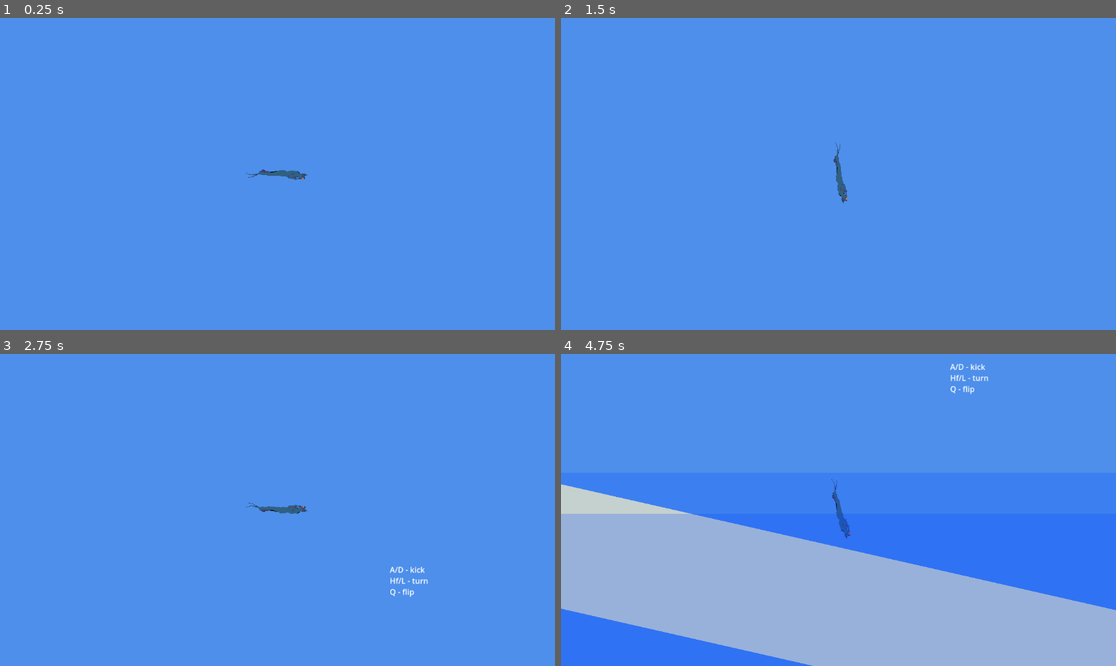
Above: before the commit, frames 1-4 (two rows, left to right).
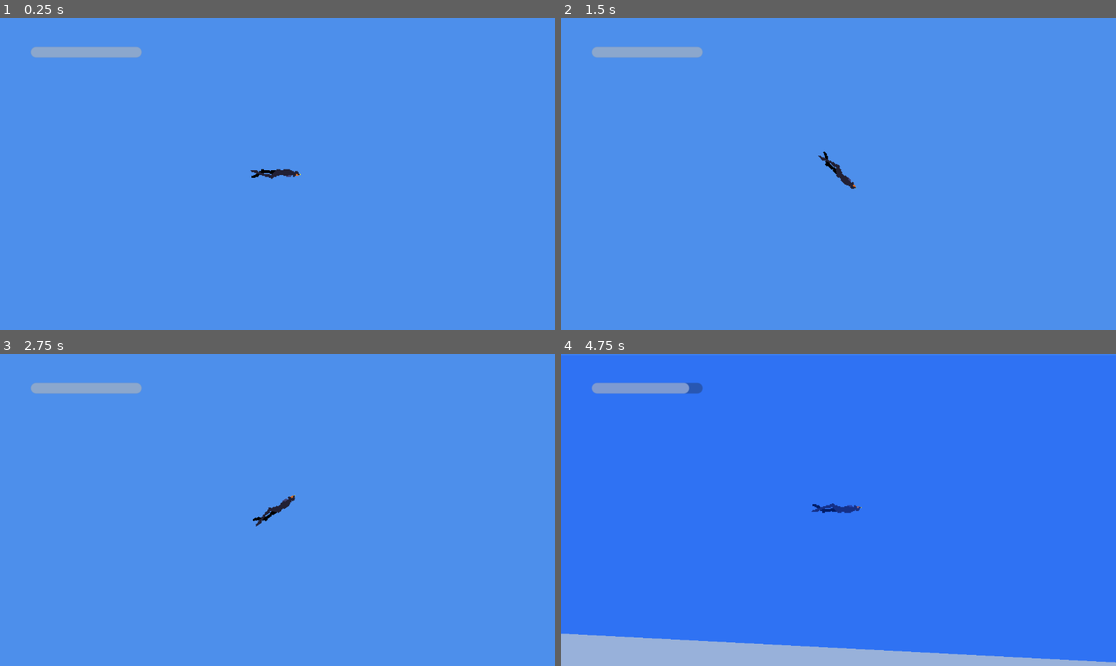
Above: after the commit, the same moments.

Repository: kstolen0/freediver-game
Game: Godot game, scene res://root.tscn
The game is run twice, just before and just after one commit, with the same random seed, the same clock (stepped at 60 frames per second) and the same inputs.
Inputs:
- Up to frame 1 (0.25 s): no input
- Up to frame 2 (1.5 s): tap Enter (ui_accept) at 0.5, 0.77, 1.07 s; hold L 0.53-1.28 s; hold Right (ui_right) from 0.53 s (still down); tap Q (flip_diver) at 0.6 s; tap L at 1.35 s
- Up to frame 3 (2.75 s): tap Enter (ui_accept) at 1.52, 1.82, 2, 2.3 s; tap H at 1.55 s; release Right (ui_right) at 2.03 s; hold Left (ui_left) from 2.03 s (still down); hold H from 2.03 s (still down)
- Up to frame 4 (4.75 s): release Left (ui_left) at 2.78 s; release H at 2.78 s; hold Right (ui_right) 2.78-4.28 s; tap Enter (ui_accept) at 2.85, 3.02, 3.32, 3.77, 4.07, 4.52 s; tap Q (flip_diver) at 3.05, 3.6 s; hold L 3.53-4.28 s; hold Left (ui_left) from 4.28 s (still down); tap L at 4.35 s; tap H at 4.55 s

The runs differ from the first frame. In frame 1, 0.9% of the frame differs, in the area x 5-56%, y 9-52%; in frame 2, 1.0%; in frame 3, 1.2%; in frame 4, 72%, in the area x 0-100%, y 0-100%.

Commit message:
minor fixes + give player breath

Diff:
--- a/CharacterBody2D.gd
+++ /dev/null
@@ -1,28 +0,0 @@
-extends CharacterBody2D
-
-
-const SPEED = 300.0
-const JUMP_VELOCITY = -400.0
-
-# Get the gravity from the project settings to be synced with RigidBody nodes.
-var gravity = ProjectSettings.get_setting("physics/2d/default_gravity")
-
-
-func _physics_process(delta):
-	# Add the gravity.
-	if not is_on_floor():
-		velocity.y += gravity * delta
-
-	# Handle jump.
-	if Input.is_action_just_pressed("ui_accept") and is_on_floor():
-		velocity.y = JUMP_VELOCITY
-
-	# Get the input direction and handle the movement/deceleration.
-	# As good practice, you should replace UI actions with custom gameplay actions.
-	var direction = Input.get_axis("ui_left", "ui_right")
-	if direction:
-		velocity.x = direction * SPEED
-	else:
-		velocity.x = move_toward(velocity.x, 0, SPEED)
-
-	move_and_slide()
--- /dev/null
+++ b/breath_bar.gd
@@ -0,0 +1,36 @@
+extends ProgressBar
+
+const MAX_BREATH = 50
+var breath = MAX_BREATH
+var holding = false
+var sent_death_signal = false
+signal out_of_breath(toggle)
+
+# Called when the node enters the scene tree for the first time.
+func _ready():
+	max_value = MAX_BREATH
+	value = MAX_BREATH
+	$"../../player".holding_breath.connect(toggleOxygen)
+	$"../../player".recovering_breath.connect(toggleOxygen)
+
+# Called every frame. 'delta' is the elapsed time since the previous frame.
+func _process(delta):
+	if holding:
+		value -= 0.1
+		if value <= 0:
+			if !sent_death_signal:
+				emit_signal("out_of_breath", true)
+				sent_death_signal = !sent_death_signal
+	else:
+		if sent_death_signal:
+			emit_signal("out_of_breath", false)
+			sent_death_signal = !sent_death_signal
+		recoverBreath()
+
+func toggleOxygen():
+	print("toggled")
+	holding = !holding
+
+func recoverBreath():
+	if value < MAX_BREATH:
+		value += 0.5
--- /dev/null
+++ b/breath_bar.tscn
@@ -0,0 +1,10 @@
+[gd_scene load_steps=2 format=3 uid="uid://bxy8xhydg8jl2"]
+
+[ext_resource type="Script" path="res://breath_bar.gd" id="1_xff61"]
+
+[node name="Node2D" type="ProgressBar"]
+offset_top = -11.0
+offset_bottom = -11.0
+value = 100.0
+show_percentage = false
+script = ExtResource("1_xff61")
--- a/ocean.gd
+++ b/ocean.gd
@@ -4,8 +4,6 @@
 	print("entered ocean")
 	body.submerged += 1
 
-	false
-
 func _on_body_exited(body):
 	print("left ocean")
 	body.submerged -= 1
--- a/ocean.tscn
+++ b/ocean.tscn
@@ -13,14 +13,13 @@
 
 [node name="ColorRect" type="ColorRect" parent="."]
 material = SubResource("CanvasItemMaterial_v0q8b")
-offset_left = -6184.0
-offset_top = -2696.0
-offset_right = 6697.0
-offset_bottom = 505.0
+offset_left = -6178.0
+offset_top = -2672.0
+offset_right = 6703.0
+offset_bottom = 529.0
 color = Color(0.0156863, 0.282353, 0.996078, 0.231373)
 
 [node name="CollisionShape2D" type="CollisionShape2D" parent="."]
-visible = false
 position = Vector2(262, -1096.25)
 shape = SubResource("RectangleShape2D_walym")
 
--- a/player.gd
+++ b/player.gd
@@ -7,27 +7,53 @@
 var buoyancy = 3
 
 
+
 var leg_force = Vector2(1, 1)
 var left_leg = leg_force
 var right_leg = leg_force
 var flip_flag = false
 var gravity = ProjectSettings.get_setting("physics/2d/default_gravity")
 
+signal holding_breath
+signal recovering_breath
+var can_breath = true
+var is_alive = true
 
 var submerged = -1
 
 func _ready():
 	print("player loaded")
 	add_to_group("Player")
+	$"../CanvasLayer/breath".out_of_breath.connect(unalive)
+
+func unalive(toggle):
+	is_alive = !toggle
 
 func _physics_process(delta):
-	if submerged < 0:
-		velocity.y += gravity * delta * 0.8
+	var animation_to_play = "idle"
+	if submerged <= 0:
+		if submerged < 0:
+			velocity.y += gravity * delta * 0.8
+		else:
+			animation_to_play = "surface"
+		if !can_breath:
+			can_breath = true
+			emit_signal("recovering_breath")
 	elif submerged > 0:
-		velocity.y -= buoyancy - submerged
+		velocity.y -= (buoyancy - submerged) * 0.5
+		if can_breath:
+			can_breath = false
+			emit_signal("holding_breath")
 
+	if is_alive:
+		animation_to_play = do_alive_things(animation_to_play)
 
-	var animation_to_play = "neutral"
+	velocity *= Vector2(0.97,0.97)
+	$"Diver-sheet/AnimationPlayer".play(animation_to_play)
+
+	move_and_slide()
+
+func do_alive_things(animation_to_play):
 	if Input.is_key_pressed(KEY_A):
 		left_leg = apply_force(left_leg)
 		animation_to_play = "left_leg"
@@ -40,29 +66,30 @@
 	else:
 		right_leg = recover_leg(right_leg)
 
-	var r = player_rotation * max(min(1, abs(velocity.length())), 0.2)
+	var r = player_rotation * max(min(1, abs(velocity.length())), 0.15)
 	if Input.is_key_pressed(KEY_L):
+		if flip_flag:
+			r /= 2
 		heading += r
 		rotate(r)
 	if Input.is_key_pressed(KEY_H):
+		if !flip_flag:
+			r /= 2
 		heading -= r
 		rotate(-r)
 
-	velocity *= Vector2(0.97,0.97)
-
-	$"Diver-sheet/AnimationPlayer".play(animation_to_play)
-
-	move_and_slide()
+	return animation_to_play
 
 func _input(event):
 	if Input.is_action_just_pressed("flip_diver"):
 		$"Diver-sheet".scale.y = -$"Diver-sheet".scale.y
+		flip_flag = !flip_flag
 
 func apply_force(leg: Vector2):
 		var force = Vector2.from_angle(heading)
 		force *= leg
 		leg *= Vector2(0.95,0.95)
-		velocity += force * 10
+		velocity += force * 5
 		return leg
 
 
--- a/player.tscn
+++ b/player.tscn
@@ -1,14 +1,15 @@
-[gd_scene load_steps=8 format=3 uid="uid://4nu4hruqpdfa"]
+[gd_scene load_steps=14 format=3 uid="uid://4nu4hruqpdfa"]
 
 [ext_resource type="Script" path="res://player.gd" id="1_86ldc"]
 [ext_resource type="Texture2D" uid="uid://cgt0xskisivf1" path="res://diver-sheet.png" id="2_ql83x"]
+[ext_resource type="Texture2D" uid="uid://dfae0l585hipp" path="res://diver-sheet-64.png" id="3_3mdv6"]
 
 [sub_resource type="Animation" id="Animation_llphg"]
 resource_name = "left_leg"
 tracks/0/type = "value"
 tracks/0/imported = false
 tracks/0/enabled = true
-tracks/0/path = NodePath("Diver-sheet:frame")
+tracks/0/path = NodePath("Diver-sheet-old:frame")
 tracks/0/interp = 1
 tracks/0/loop_wrap = true
 tracks/0/keys = {
@@ -24,7 +25,7 @@
 tracks/0/type = "value"
 tracks/0/imported = false
 tracks/0/enabled = true
-tracks/0/path = NodePath("Diver-sheet:frame")
+tracks/0/path = NodePath("Diver-sheet-old:frame")
 tracks/0/interp = 1
 tracks/0/loop_wrap = true
 tracks/0/keys = {
@@ -39,7 +40,7 @@
 tracks/0/type = "value"
 tracks/0/imported = false
 tracks/0/enabled = true
-tracks/0/path = NodePath("Diver-sheet:frame")
+tracks/0/path = NodePath("Diver-sheet-old:frame")
 tracks/0/interp = 1
 tracks/0/loop_wrap = true
 tracks/0/keys = {
@@ -57,24 +58,104 @@
 }
 
 [sub_resource type="RectangleShape2D" id="RectangleShape2D_n0v11"]
-size = Vector2(57.5, 24)
+size = Vector2(22, 12)
+
+[sub_resource type="Animation" id="Animation_0s8t4"]
+resource_name = "idle"
+tracks/0/type = "value"
+tracks/0/imported = false
+tracks/0/enabled = true
+tracks/0/path = NodePath(".:frame")
+tracks/0/interp = 1
+tracks/0/loop_wrap = true
+tracks/0/keys = {
+"times": PackedFloat32Array(0),
+"transitions": PackedFloat32Array(1),
+"update": 1,
+"values": [0]
+}
+
+[sub_resource type="Animation" id="Animation_laxkh"]
+resource_name = "left_leg"
+tracks/0/type = "value"
+tracks/0/imported = false
+tracks/0/enabled = true
+tracks/0/path = NodePath(".:frame")
+tracks/0/interp = 1
+tracks/0/loop_wrap = true
+tracks/0/keys = {
+"times": PackedFloat32Array(0, 0.1),
+"transitions": PackedFloat32Array(1, 1),
+"update": 1,
+"values": [0, 2]
+}
+
+[sub_resource type="Animation" id="Animation_fwawh"]
+resource_name = "right_leg"
+tracks/0/type = "value"
+tracks/0/imported = false
+tracks/0/enabled = true
+tracks/0/path = NodePath(".:frame")
+tracks/0/interp = 1
+tracks/0/loop_wrap = true
+tracks/0/keys = {
+"times": PackedFloat32Array(0, 0.1),
+"transitions": PackedFloat32Array(1, 1),
+"update": 1,
+"values": [0, 1]
+}
+
+[sub_resource type="Animation" id="Animation_wcw76"]
+resource_name = "surface"
+tracks/0/type = "value"
+tracks/0/imported = false
+tracks/0/enabled = true
+tracks/0/path = NodePath(".:frame")
+tracks/0/interp = 1
+tracks/0/loop_wrap = true
+tracks/0/keys = {
+"times": PackedFloat32Array(0),
+"transitions": PackedFloat32Array(1),
+"update": 1,
+"values": [3]
+}
+
+[sub_resource type="AnimationLibrary" id="AnimationLibrary_j7mjt"]
+_data = {
+"idle": SubResource("Animation_0s8t4"),
+"left_leg": SubResource("Animation_laxkh"),
+"right_leg": SubResource("Animation_fwawh"),
+"surface": SubResource("Animation_wcw76")
+}
 
 [node name="player" type="CharacterBody2D"]
 collision_mask = 6
 script = ExtResource("1_86ldc")
 
-[node name="Diver-sheet" type="Sprite2D" parent="."]
+[node name="Diver-sheet-old" type="Sprite2D" parent="."]
+visible = false
 texture_filter = 1
 position = Vector2(-1, 0)
 texture = ExtResource("2_ql83x")
 hframes = 3
 
-[node name="AnimationPlayer" type="AnimationPlayer" parent="Diver-sheet"]
+[node name="AnimationPlayer" type="AnimationPlayer" parent="Diver-sheet-old"]
 root_node = NodePath("../..")
 libraries = {
 "": SubResource("AnimationLibrary_6c8y7")
 }
 
 [node name="CollisionShape2D" type="CollisionShape2D" parent="."]
-position = Vector2(29.75, 1)
+position = Vector2(12, 0)
 shape = SubResource("RectangleShape2D_n0v11")
+
+[node name="Diver-sheet" type="Sprite2D" parent="."]
+texture_filter = 1
+texture = ExtResource("3_3mdv6")
+hframes = 4
+frame = 1
+
+[node name="AnimationPlayer" type="AnimationPlayer" parent="Diver-sheet"]
+libraries = {
+"": SubResource("AnimationLibrary_j7mjt")
+}
--- a/root.tscn
+++ b/root.tscn
@@ -1,10 +1,21 @@
-[gd_scene load_steps=4 format=3 uid="uid://co2pahc3mq4kh"]
+[gd_scene load_steps=5 format=3 uid="uid://co2pahc3mq4kh"]
 
 [ext_resource type="PackedScene" uid="uid://4nu4hruqpdfa" path="res://player.tscn" id="1_8hcbp"]
 [ext_resource type="PackedScene" uid="uid://dbglmn4fd7dxd" path="res://sand.tscn" id="2_gxsnd"]
 [ext_resource type="PackedScene" uid="uid://c3ll8udtxwb5k" path="res://ocean.tscn" id="2_yat5b"]
+[ext_resource type="PackedScene" uid="uid://bxy8xhydg8jl2" path="res://breath_bar.tscn" id="4_upb3n"]
 
 [node name="root" type="Node2D"]
+
+[node name="CanvasLayer" type="CanvasLayer" parent="."]
+scale = Vector2(2, 2)
+transform = Transform2D(2, 0, 0, 2, 0, 0)
+
+[node name="breath" parent="CanvasLayer" instance=ExtResource("4_upb3n")]
+offset_left = 31.5
+offset_top = 30.0
+offset_right = 146.5
+offset_bottom = 41.0
 
 [node name="RichTextLabel" type="RichTextLabel" parent="."]
 offset_left = -1356.0
@@ -17,24 +28,23 @@
 "
 
 [node name="player" parent="." instance=ExtResource("1_8hcbp")]
-position = Vector2(-1590, -2374)
+position = Vector2(491, 364)
 
 [node name="Camera2D" type="Camera2D" parent="player"]
 position = Vector2(1, 1)
+zoom = Vector2(2, 2)
 
 [node name="sand2" parent="." instance=ExtResource("2_gxsnd")]
-position = Vector2(-194, -685)
+position = Vector2(647, 2060)
 rotation = 0.0520165
 
 [node name="sand" parent="sand2" instance=ExtResource("2_gxsnd")]
 position = Vector2(-1383.38, -125.243)
 rotation = 0.17123
-scale = Vector2(1, 1)
 
 [node name="sand4" parent="sand2" instance=ExtResource("2_gxsnd")]
 position = Vector2(2775.46, 302.104)
 rotation = 0.0141647
-scale = Vector2(1, 1)
 
 [node name="sand3" parent="sand2" instance=ExtResource("2_gxsnd")]
 position = Vector2(1380.38, 144.425)
@@ -47,12 +57,10 @@
 [node name="sand7" parent="sand2" instance=ExtResource("2_gxsnd")]
 position = Vector2(-2772.12, -257.217)
 rotation = 0.00747456
-scale = Vector2(1, 1)
 
 [node name="sand8" parent="sand2" instance=ExtResource("2_gxsnd")]
 position = Vector2(3328.68, 984.263)
 rotation = -1.62234
-scale = Vector2(1, 1)
 
 [node name="sand6" parent="sand2" instance=ExtResource("2_gxsnd")]
 position = Vector2(6263.62, -516.364)
@@ -63,7 +71,7 @@
 rotation = -1.61538
 
 [node name="ocean-surface" parent="." instance=ExtResource("2_yat5b")]
-position = Vector2(12, 1603)
+position = Vector2(853, 4348)
 
 [node name="ocean-surface4" parent="ocean-surface" instance=ExtResource("2_yat5b")]
 position = Vector2(-129, 813)
@@ -75,4 +83,4 @@
 position = Vector2(-66, 481)
 
 [node name="ocean-surface" parent="ocean-surface" instance=ExtResource("2_yat5b")]
-position = Vector2(-3, 85)
+position = Vector2(-3, 21)
Binary file added: diver-sheet-64.ase
Binary file added: diver-sheet-64.png
Not shown, added: diver-sheet-64.png.import
